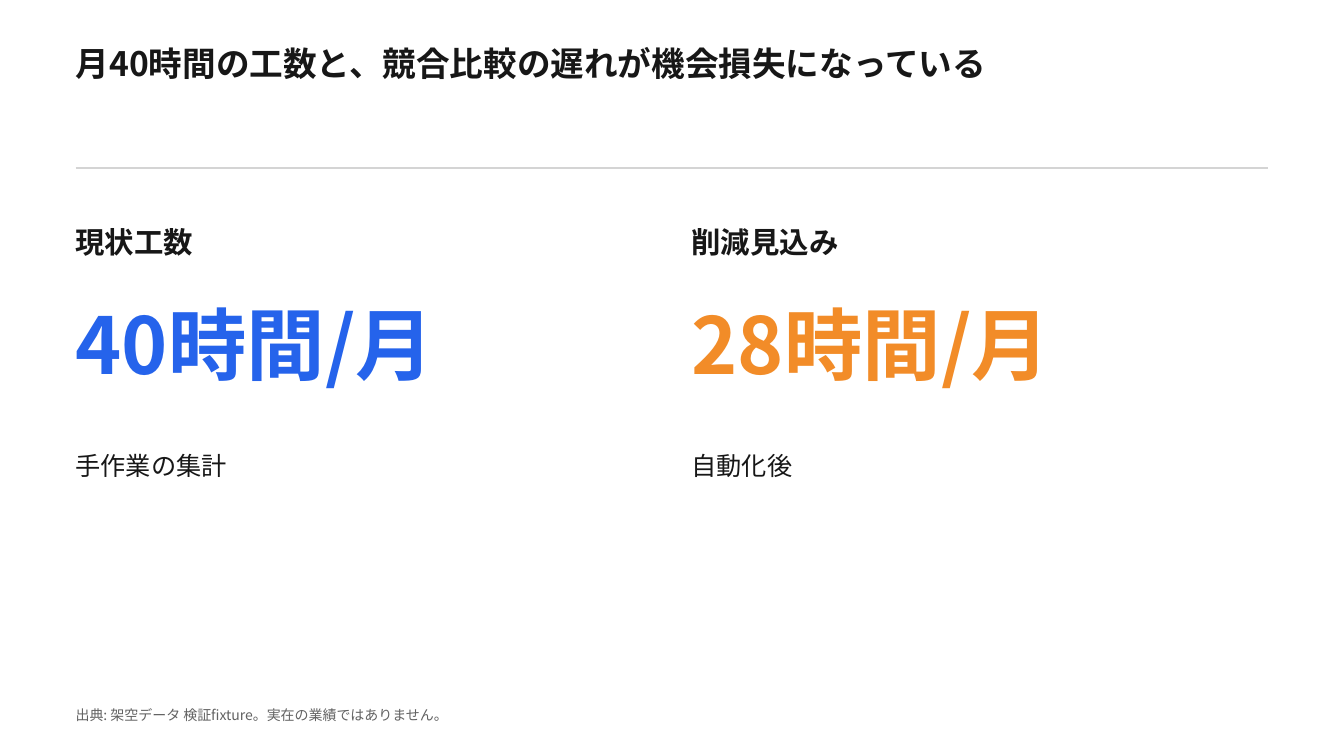
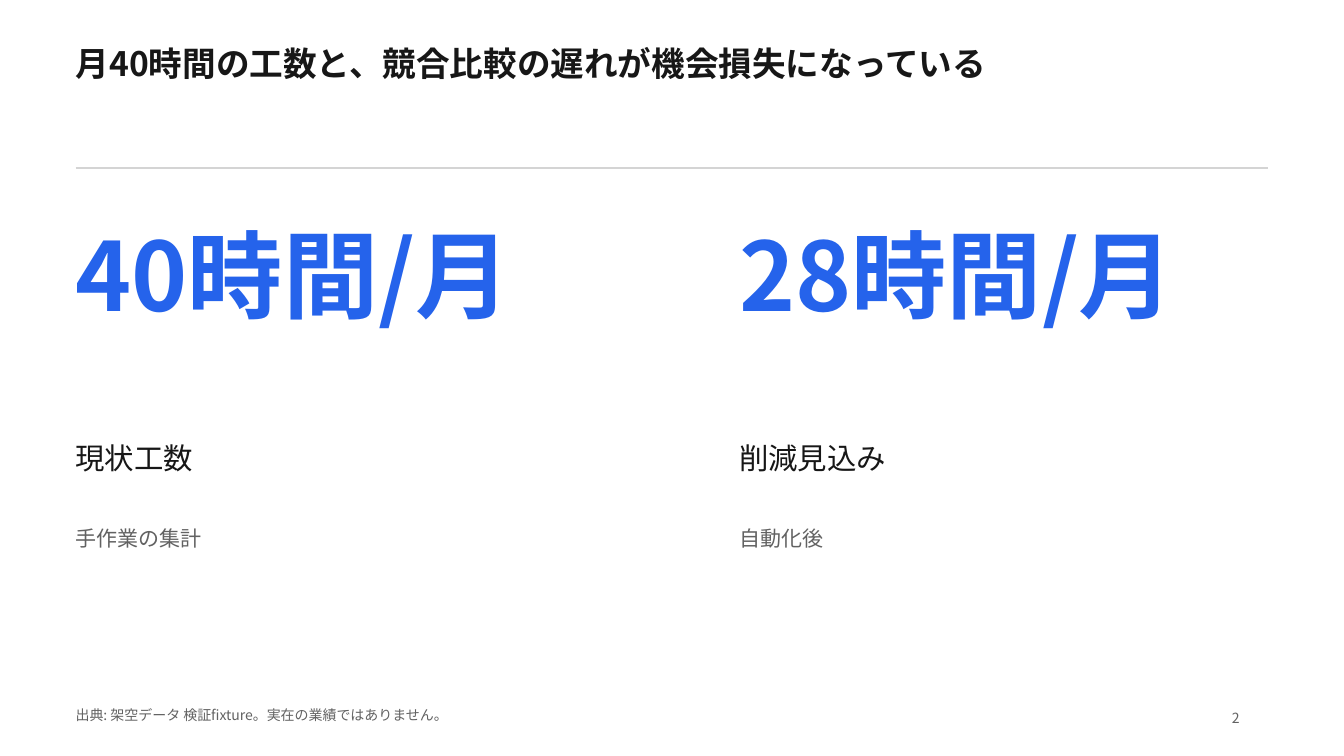
Before and after one commit to Skyjoy0512/Memora-iOS, a slide deck: slide 2 of docs/presentation-integration/scenarios/B/B.pptx. Drawn at 1344x756 pixels with LibreOffice and Linux fonts; fonts in the diff are those of the drawing. Boxes give left, top, right and bottom in pixels: in the first picture for what was removed or moved away, otherwise in the second. Text is boxed around its words. In the diff, an @@ line names an element or a change of style, - is before the commit and + after.

```diff
--- a/docs/presentation-integration/scenarios/B/B.pptx
+++ b/docs/presentation-integration/scenarios/B/B.pptx
@@ text "40時間/月": place and size @@
-text "40時間/月" at bbox=[76, 307, 434, 389]
+text "40時間/月" at bbox=[76, 230, 511, 329]
@@ text "40時間/月" at bbox=[76, 230, 511, 329]: size 56 to 68 pt; line spacing 72.8pt to 88.4pt @@
@@ text "28時間/月": place and size @@
-text "28時間/月" at bbox=[692, 307, 1050, 389]
+text "28時間/月" at bbox=[739, 230, 1174, 329]
@@ text "28時間/月" at bbox=[739, 230, 1174, 329]: size 56 to 68 pt, text colour #F28C28 to #2563EB; line spacing 72.8pt to 88.4pt @@
@@ text "現状工数": place and size @@
-text "現状工数" at bbox=[76, 228, 194, 256]
+text "現状工数" at bbox=[76, 444, 194, 472]
@@ text "現状工数" at bbox=[76, 444, 194, 472]: bold off @@
@@ text "削減見込み" at bbox=[739, 444, 886, 472]: bold off @@
@@ text "削減見込み": place and size @@
-text "削減見込み" at bbox=[692, 228, 839, 256]
+text "削減見込み" at bbox=[739, 444, 886, 472]
@@ text "手作業の集計": place and size @@
-text "手作業の集計" at bbox=[76, 453, 227, 477]
+text "手作業の集計" at bbox=[76, 528, 202, 548]
@@ text "手作業の集計" at bbox=[76, 528, 202, 548]: size 18 to 15 pt, text colour #171717 to #626262; line spacing 23.4pt to 19.5pt @@
@@ text "自動化後" at bbox=[739, 528, 823, 548]: size 18 to 15 pt, text colour #171717 to #626262; line spacing 23.4pt to 19.5pt @@
@@ text "自動化後": place and size @@
-text "自動化後" at bbox=[692, 454, 793, 477]
+text "自動化後" at bbox=[739, 528, 823, 548]
@@ text added at bbox=[1232, 712, 1240, 723], 10 pt, text #626262 @@
+2
```
Also in this commit, not shown: 6 other slides changed, 18 other files.
